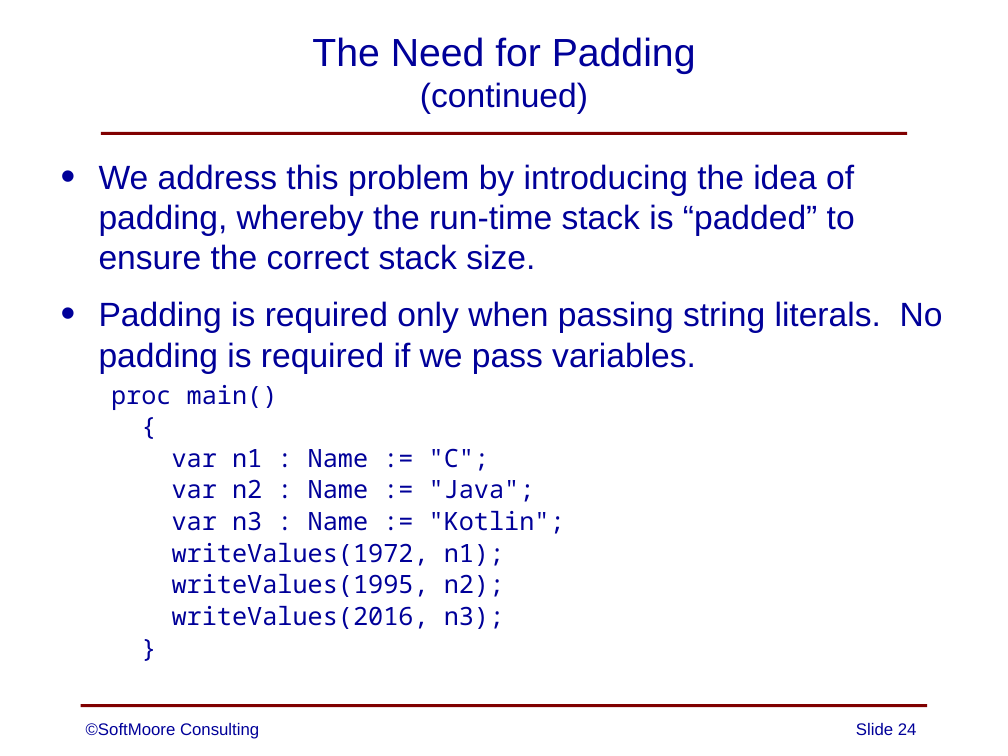
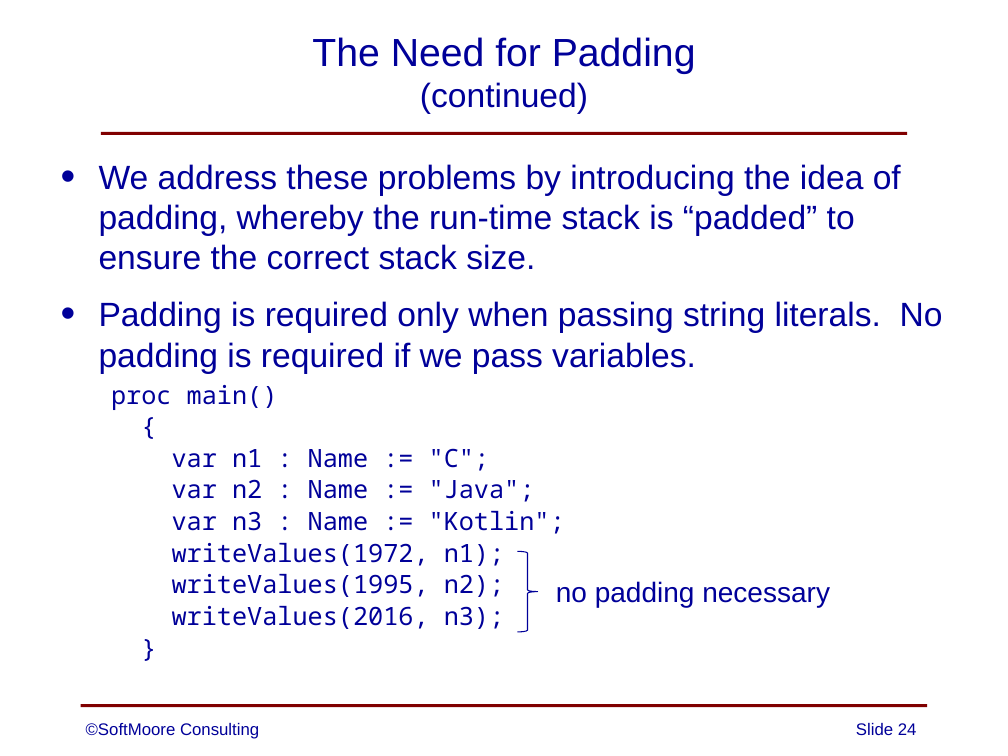
Before and after one commit to SoftMoore/CPRL-Kt-3rd, a slide deck: slide 24 of PowerPoints/15 - Strings.pptx. Drawn at 1008x756 pixels with LibreOffice and Linux fonts; fonts in the diff are those of the drawing. Boxes give left, top, right and bottom in pixels: in the first picture for what was removed or moved away, otherwise in the second. Text is boxed around its words. In the diff, an @@ line names an element or a change of style, - is before the commit and + after.

Commit message:
minor edits to two slides

```diff
--- a/PowerPoints/15 - Strings.pptx
+++ b/PowerPoints/15 - Strings.pptx
@@ text at bbox=[99, 164, 901, 270]: text changed @@
-• We address this problem by introducing the idea of padding, whereby the run-time stack is “padded” to ensure the correct stack size.
+• We address these problems by introducing the idea of padding, whereby the run-time stack is “padded” to ensure the correct stack size.
@@ right brace added at bbox=[517, 551, 537, 632], outline #000099 0.75 pt @@
@@ text added at bbox=[556, 581, 830, 607], 20 pt, text #000099 @@
+no padding necessary
```
Also in this commit, not shown: 1 other slide changed.
